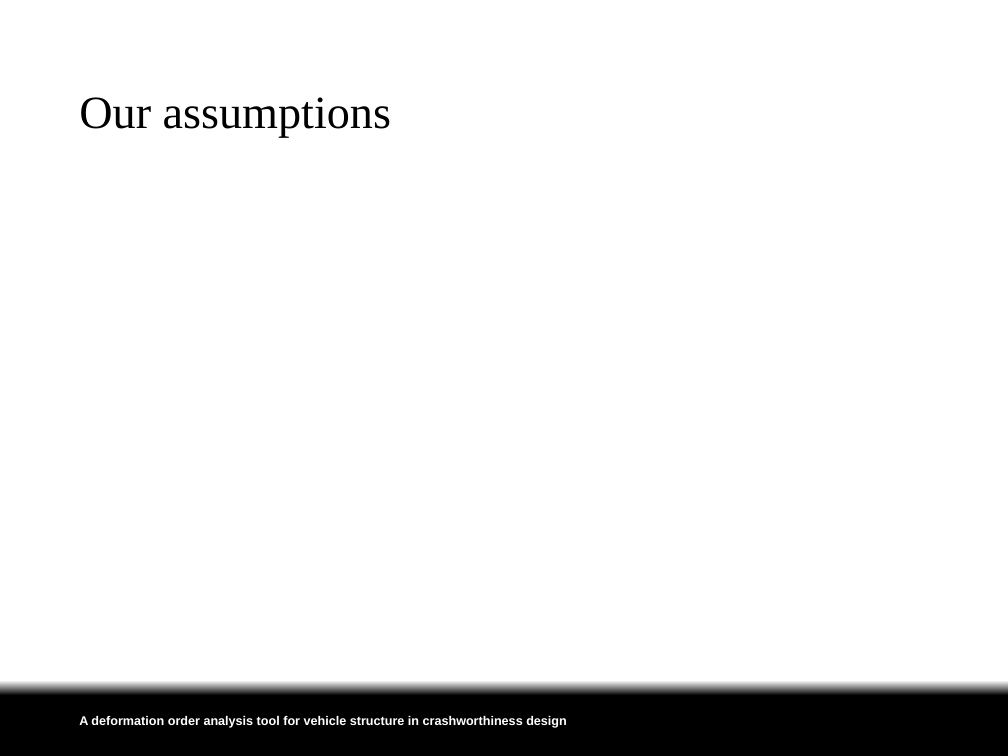
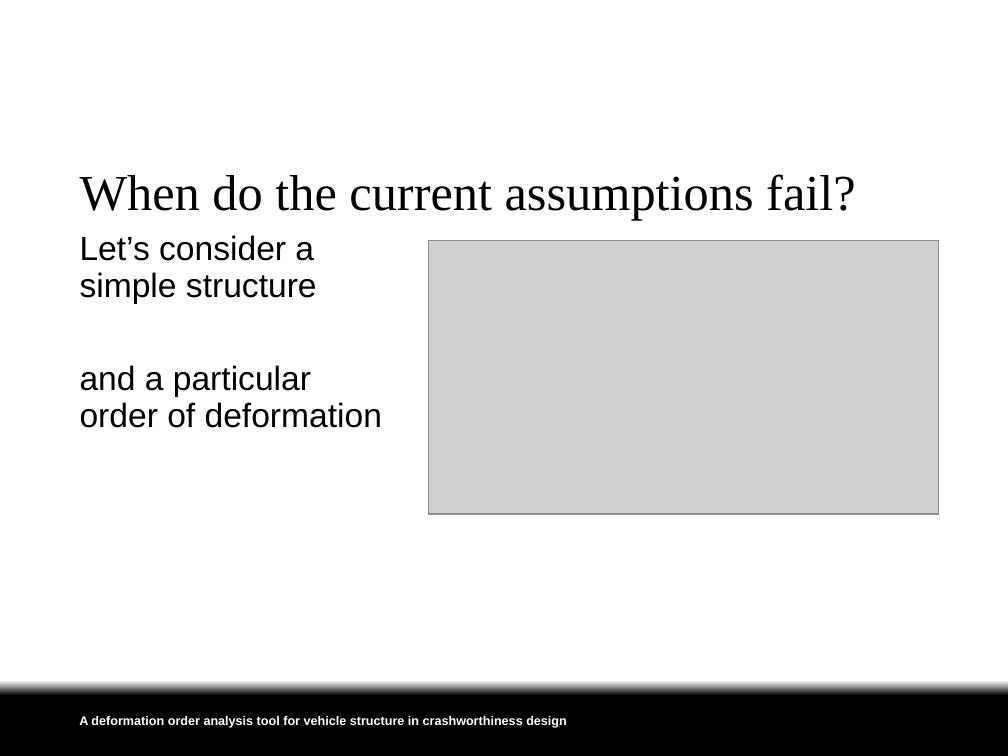
Before and after one commit to JDanielPR/Project_SofwareLab, a slide deck: slide 4 of Presentations/presentation_2/SW-Lab_presentation2.pptx. Drawn at 1008x756 pixels with LibreOffice and Linux fonts; fonts in the diff are those of the drawing; grey boxes stand for pictures; background and template pictures are left out. Boxes give left, top, right and bottom in pixels: in the first picture for what was removed or moved away, otherwise in the second. Text is boxed around its words. In the diff, an @@ line names an element or a change of style, - is before the commit and + after.

```diff
--- a/Presentations/presentation_2/SW-Lab_presentation2.pptx
+++ b/Presentations/presentation_2/SW-Lab_presentation2.pptx
@@ title "When do the current assumptions ..." at [80,174,855,221]: vertical alignment middle to bottom @@
@@ title at [80,174,855,221]: text changed; size 33 to 36 pt @@
-Our assumptions
+When do the current assumptions fail?
@@ text added at [80,235,382,428], 24 pt, text #000000 @@
+Let’s consider a simple structure
+and a particular order of deformation
@@ picture added at [428,241,938,514] @@
```
Also in this commit, not shown: 2 other slides changed, 2 other files.
